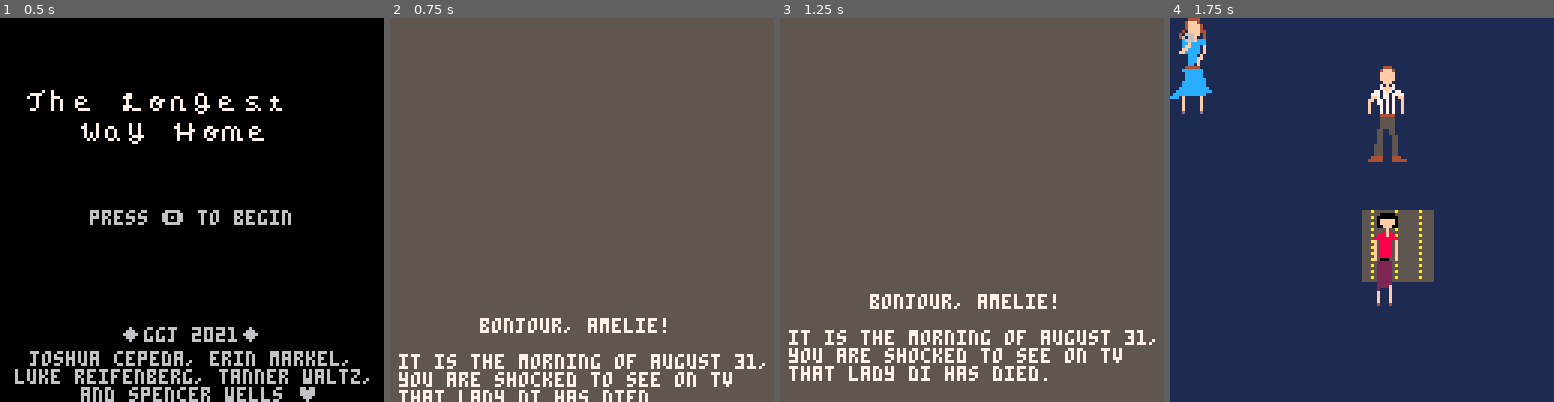
Above: before the commit, frames 1-4 (left to right).
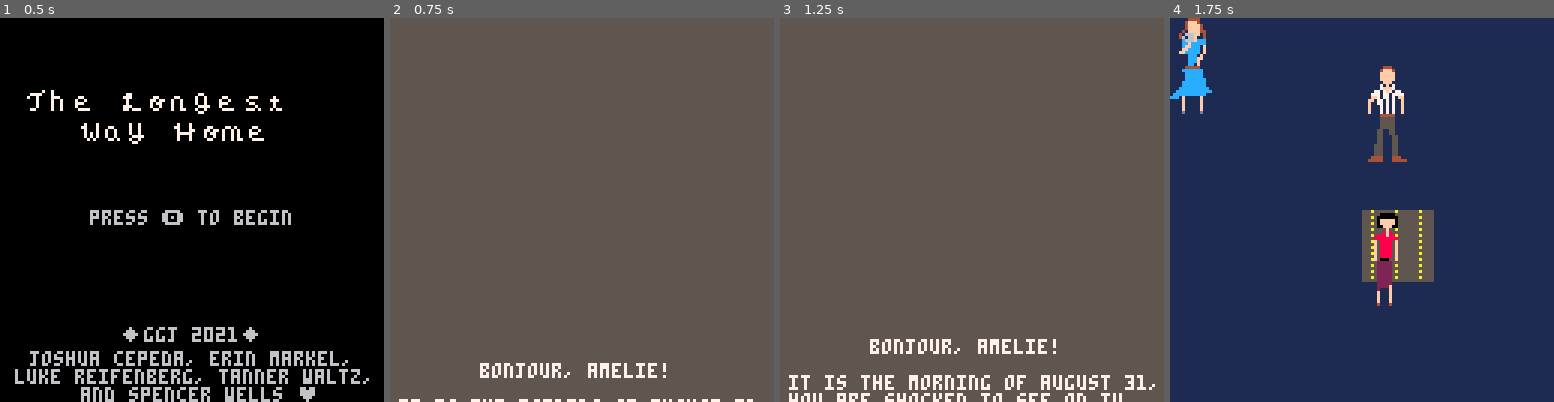
Above: after the commit, the same moments.

Repository: open-source-grilled-cheese/pacman-paris-undertale
Game: PICO-8 cartridge ggj.p8
The game is run twice, just before and just after one commit, with the same random seed, the same clock (stepped at 60 frames per second) and the same inputs.
Inputs:
- Up to frame 1 (0.5 s): no input
- Up to frame 2 (0.75 s): tap O (Z key) at 0.7 s
- Up to frame 3 (1.25 s): no input
- Up to frame 4 (1.75 s): hold Right from 1.6 s (still down); tap O (Z key) at 1.7 s

Frame 1 is identical in both runs. In frame 2, 5.0% of the frame differs, in the area x 2-98%, y 78-100%; in frame 3, 6.9%, in the area x 2-98%, y 71-100%; in frame 4, nothing differs.

Commit message:
idk what i did

Diff:
--- a/ggj.p8
+++ b/ggj.p8
@@ -130,7 +130,7 @@
 function _init()
 	_update = _update_title
 	_draw = _draw_title
-	base = 95
+	base = 110
 	palt(0, false)
 	palt(11, true)
 end
